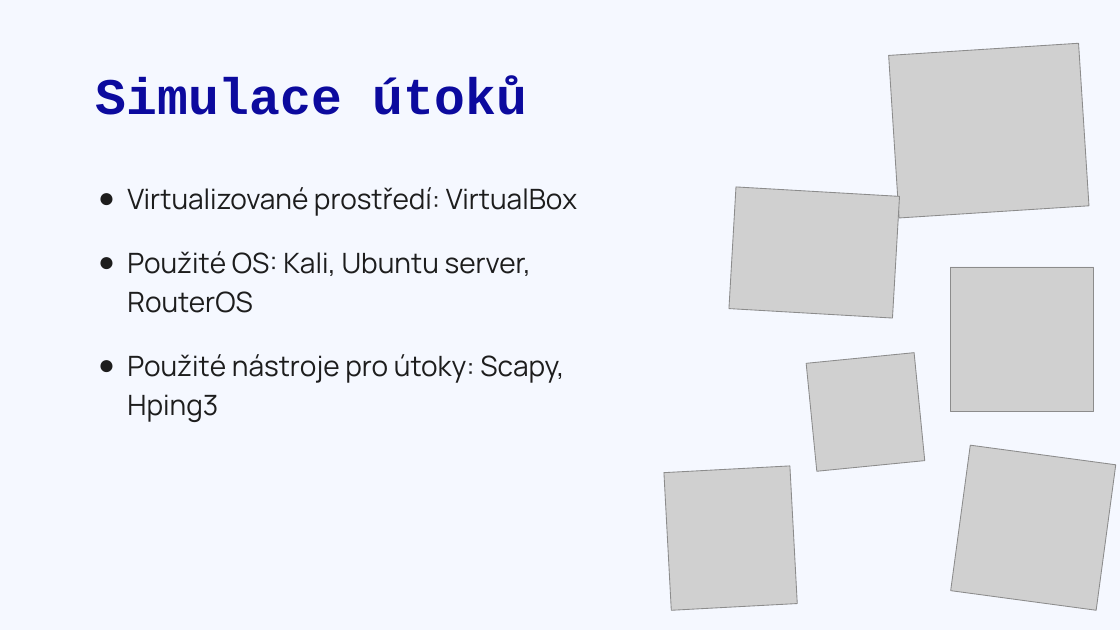
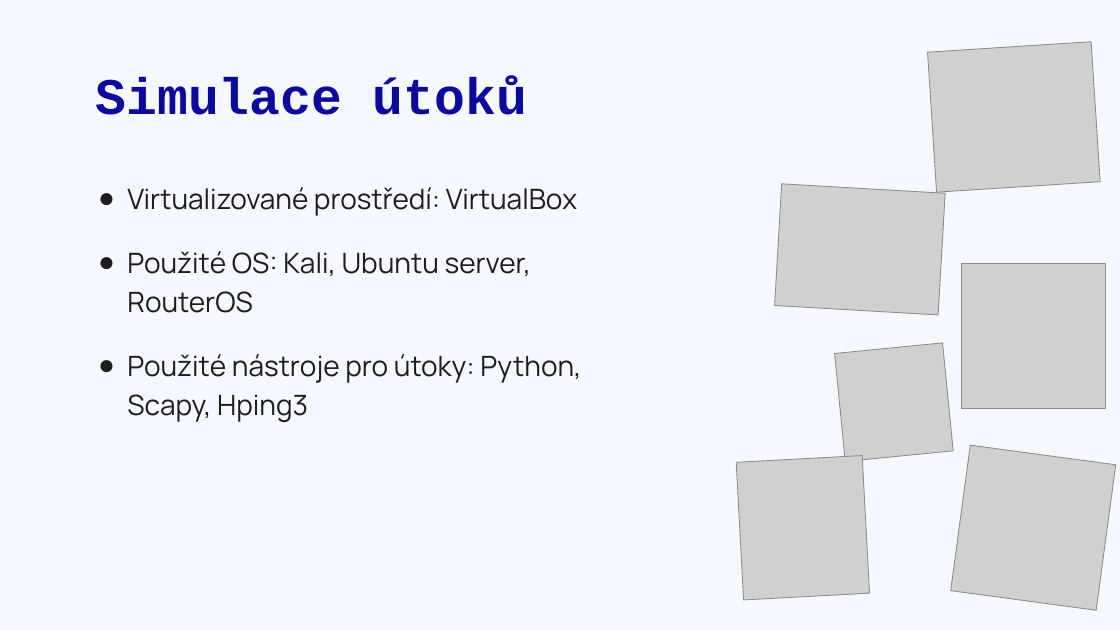
Before and after one commit to CookieKGcz/Dlouhodobka, a slide deck: slide 3 of ~~Dlouhodobka~~/DOCX/Odevzdáno/Útoky_typu_DoS.pptx. Drawn at 1120x630 pixels with LibreOffice and Linux fonts; fonts in the diff are those of the drawing; grey boxes stand for pictures. Boxes give left, top, right and bottom in pixels: in the first picture for what was removed or moved away, otherwise in the second. Text is boxed around its words. In the diff, an @@ line names an element or a change of style, - is before the commit and + after.

```diff
--- a/~~Dlouhodobka~~/DOCX/Odevzdáno/Útoky_typu_DoS.pptx
+++ b/~~Dlouhodobka~~/DOCX/Odevzdáno/Útoky_typu_DoS.pptx
@@ picture: place and size @@
-picture at (889, 44, 1090, 219)
+picture at (927, 42, 1100, 193)
@@ picture: place and size @@
-picture at (729, 187, 900, 318)
+picture at (775, 184, 945, 315)
@@ picture: place and size @@
-picture at (950, 267, 1094, 413)
+picture at (961, 264, 1105, 409)
@@ text at (127, 354, 581, 422): text changed @@
-● Použité nástroje pro útoky: Scapy, Hping3
+● Použité nástroje pro útoky: Python, Scapy, Hping3
@@ picture: place and size @@
-picture at (807, 353, 925, 471)
+picture at (835, 343, 954, 461)
@@ picture: place and size @@
-picture at (664, 466, 798, 611)
+picture at (737, 455, 870, 600)
```
Also in this commit, not shown: 5 other slides changed, 4 slides added, 14 other files.
